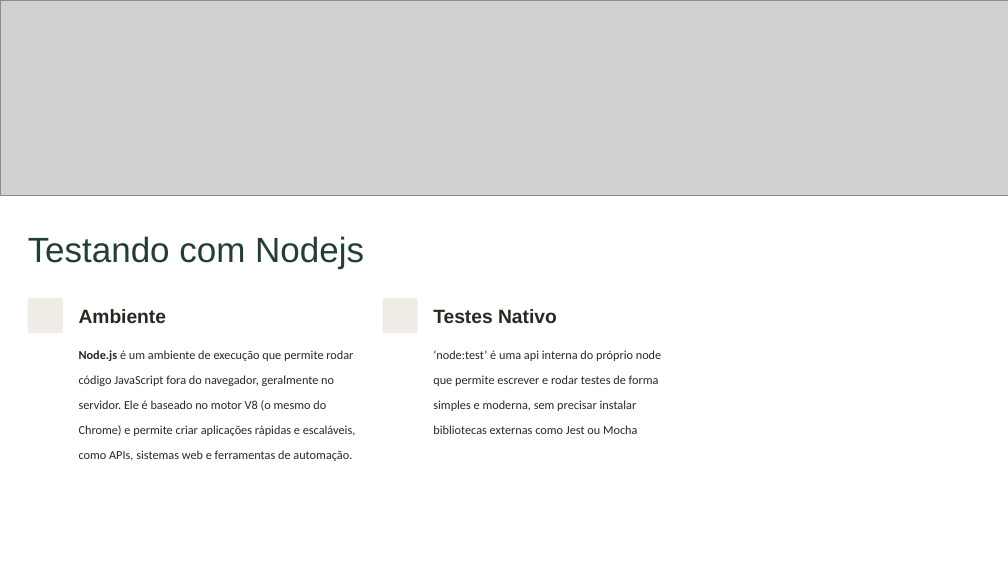
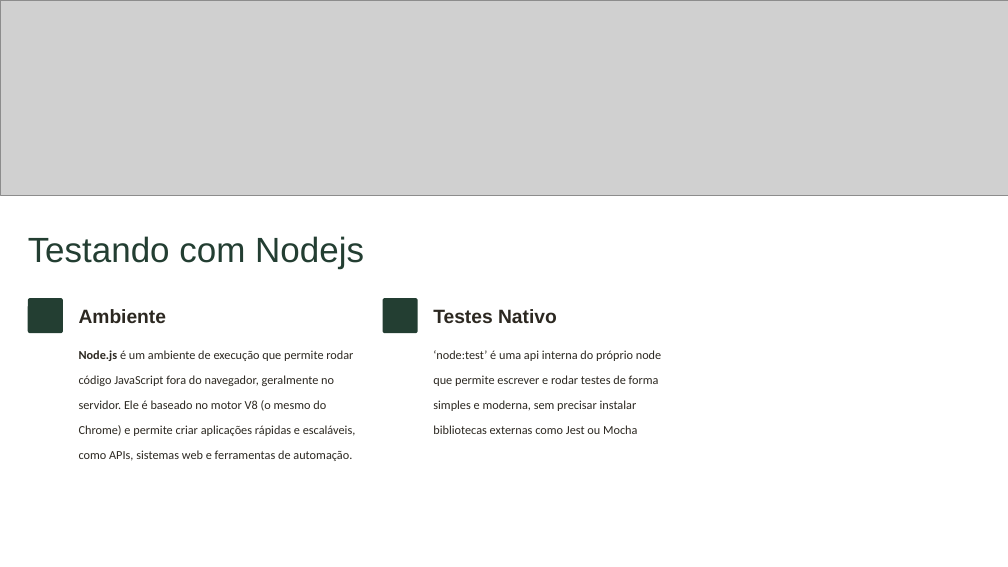
Before and after one commit to jonathannrocha/Teste-na-pratica, a slide deck: slide 2 of doc/Apresentação.pptx. Drawn at 1008x567 pixels with LibreOffice and Linux fonts; fonts in the diff are those of the drawing; grey boxes stand for pictures. Boxes give left, top, right and bottom in pixels: in the first picture for what was removed or moved away, otherwise in the second. Text is boxed around its words. In the diff, an @@ line names an element or a change of style, - is before the commit and + after.

```diff
--- a/doc/Apresentação.pptx
+++ b/doc/Apresentação.pptx
@@ rounded rectangle at <box>28,298,63,333</box>: fill #F0EDE6 to #233E32 @@
@@ rounded rectangle at <box>382,298,418,333</box>: fill #F0EDE6 to #233E32 @@
```
Also in this commit, not shown: 2 other slides changed, 1 other file.
